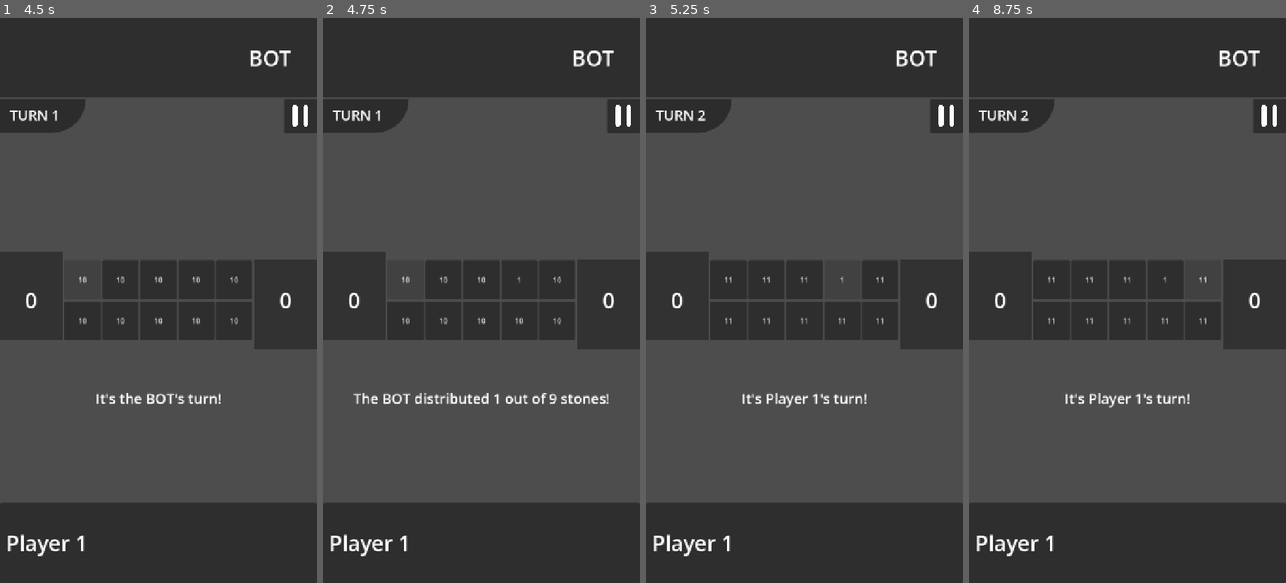
Above: before the commit, frames 1-4 (left to right).
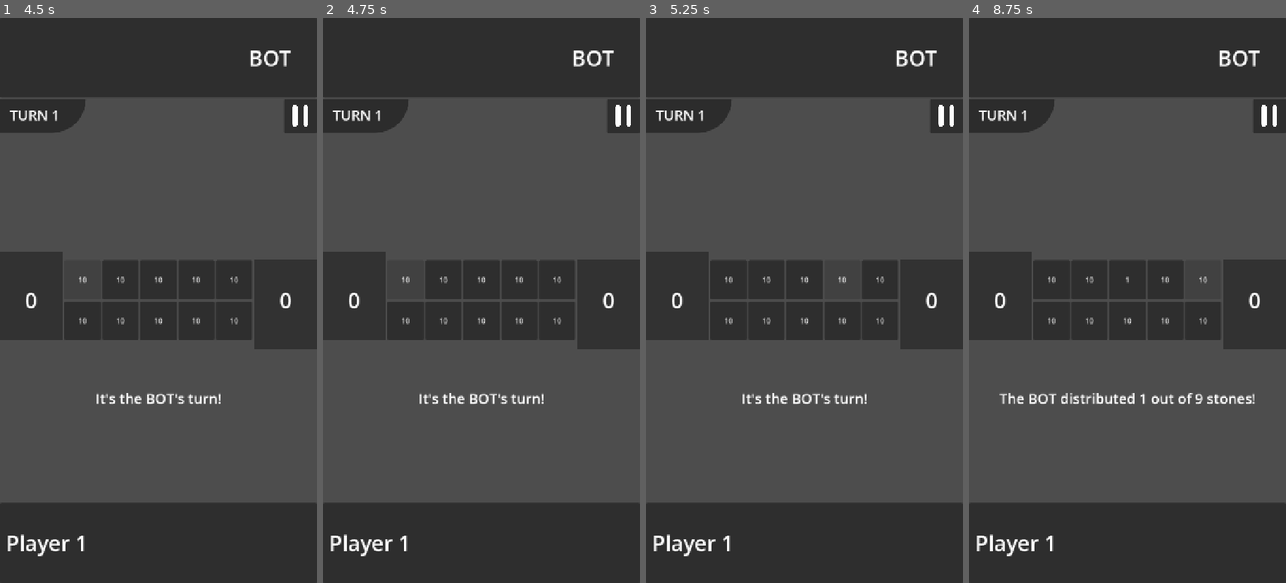
Above: after the commit, the same moments.

Repository: LeYohan-rgb/trad-games-hub
Game: Godot game, scene res://Scenes/starting_screen.tscn
Same seed, same stepped clock (60 frames per second), same inputs: the game is played once before the commit and once after it.
Inputs (mouse positions are in pixels of both pictures, inside the frame that each line leads up to):
- Up to frame 1 (4.5 s): click "PLAY" at 0.5 s; click (158, 63) at 1.27 s; click "Adjiboto" at 2 s; click "BOT" at 2.75 s; click "BOT" at 3.5 s; click "10" at 4.25 s
- Up to frame 2 (4.75 s): no input
- Up to frame 3 (5.25 s): click "1" (after the commit: "10") at 5 s
- Up to frame 4 (8.75 s): click "11" (after the commit: "10") at 5.75 s; click "11" (after the commit: "10") at 6.5 s; click "11" (after the commit: "10") at 7.25 s; click "11" (after the commit: "10") at 8 s

Frame 1 is identical in both runs. In frame 2, 0.9% of the frame differs, in the area x 9-90%, y 45-69%; in frame 3, 0.4%; in frame 4, 1.0%, in the area x 9-90%, y 16-69%.

Commit message:
Programming bot's depth 2

Diff:
--- a/Scripts/Global.gd
+++ b/Scripts/Global.gd
@@ -4,7 +4,7 @@
 var game_mode : int = 0 #O IS ONLINE, 1 IS BOT
 var playing_game : int = 0
 var players :Array[String] = []
-var is_debugging : bool = true #ORIGIANL PROPORTION WAS 720 X 1280
+var is_debugging : bool = false #ORIGIANL PROPORTION WAS 720 X 1280
 
 
 #1 - ADJIBOTO
--- a/Scripts/adjiboto_room.gd
+++ b/Scripts/adjiboto_room.gd
@@ -949,8 +949,9 @@
 		if game_state[5 + i] > 1 and not (i in holes_used_in_first_stage_bot):
 			move_outcomes[i - 1] = simulate_move(5 + i, simulated_game_state, 0)
 
+	print(move_outcomes)
+
 	chosen_index = choose_most_favorable_move(move_outcomes) + 1
-
 
 	#CHOSE THE MOVE
 	if game_state["game_turn"] <= 10:
@@ -961,7 +962,7 @@
 	if game_paused:
 		await game_resumed
 
-	perform_move(2, 1)
+	perform_move(chosen_index, 1)
 
 func simulate_move(move_index, game_simulaton, bot_or_plr : int) -> float:
 
@@ -990,29 +991,34 @@
 		else:
 			can_capture = false
 
-	prints(my_simulation, previous_simulation, move_index)
-	#DONE!!!, NOW, LET'S EVALUATE:
-
-	#CAPTURE SCORE
-	my_evaluation_index[0] =  my_simulation["player_2_stones"] - previous_simulation["player_2_stones"]
-
-	#PLAYER LEGAL MOVE SCORE
-	var ran_out_of_legal_moves = true
-	for i in range(1,6):
-		if my_simulation[i] > 1:
-			ran_out_of_legal_moves = false
-	my_evaluation_index[1] = ran_out_of_legal_moves
-
-	#BOT LEGAL MOVE SCORE
-	var bot_ran_out_of_legal_moves = true
-	for i in range(6,11):
-		if my_simulation[i] > 1:
-			ran_out_of_legal_moves = false
-	my_evaluation_index[2] = bot_ran_out_of_legal_moves
-
+	#BOT SCORE EVALUATION
+	if bot_or_plr == 0:
+		#CAPTURE SCORE
+		my_evaluation_index[0] =  my_simulation["player_2_stones"] - previous_simulation["player_2_stones"]
+		#PLAYER LEGAL MOVE SCORE
+		var ran_out_of_legal_moves = true
+		for i in range(1,6):
+			if my_simulation[i] > 1:
+				ran_out_of_legal_moves = false
+		my_evaluation_index[1] = ran_out_of_legal_moves
+		#BOT LEGAL MOVE SCORE
+		var bot_ran_out_of_legal_moves = true
+		for i in range(6,11):
+			if my_simulation[i] > 1:
+				bot_ran_out_of_legal_moves = false
+		my_evaluation_index[2] = bot_ran_out_of_legal_moves
+
+
+		#EVALUATION FOR THE PLAYER
+		var player_move_outcomes = [0.0, 0.0, 0.0, 0.0, 0.0]
+		for i in range(1, 6):
+			if game_state[5 + i] > 1 and not (i in holes_used_in_first_stage_bot):
+				player_move_outcomes[i - 1] = simulate_move(i, my_simulation, 1)
+
+	prints("my evaluation index", my_evaluation_index)
 	return evaluate_position(my_evaluation_index, 0)
 
-func evaluate_position(position_given : Array, bot_or_plr):
+func evaluate_position(position_given : Array, bot_or_plr) -> float:
 	#for the array. [0] is the capture score. [1] is if the player ran out of legal moves. [2] is if bots ran out.
 	#O IS BOT. 1 IS PLAYER
 	if bot_or_plr == 0:
@@ -1024,6 +1030,9 @@
 			return 0.0
 
 		return clamp(0.01, position_given[0] / 50.0, 0.99)
+
+	else: #will code depth 2 later
+		return 0.0
 
 func return_bot_hole_cycle(num : int) -> int:
 	if (num % 10) == 0:
